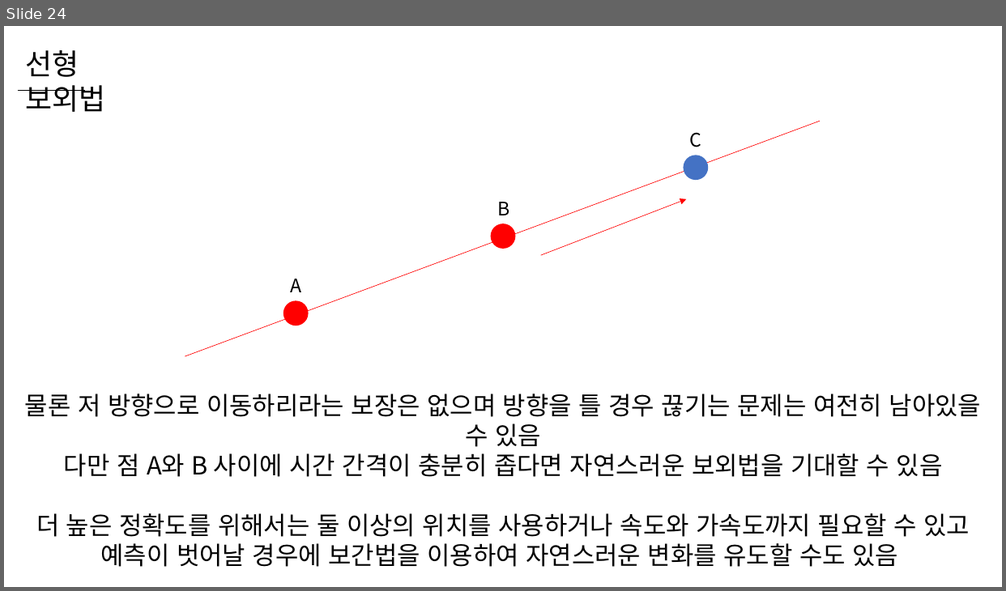
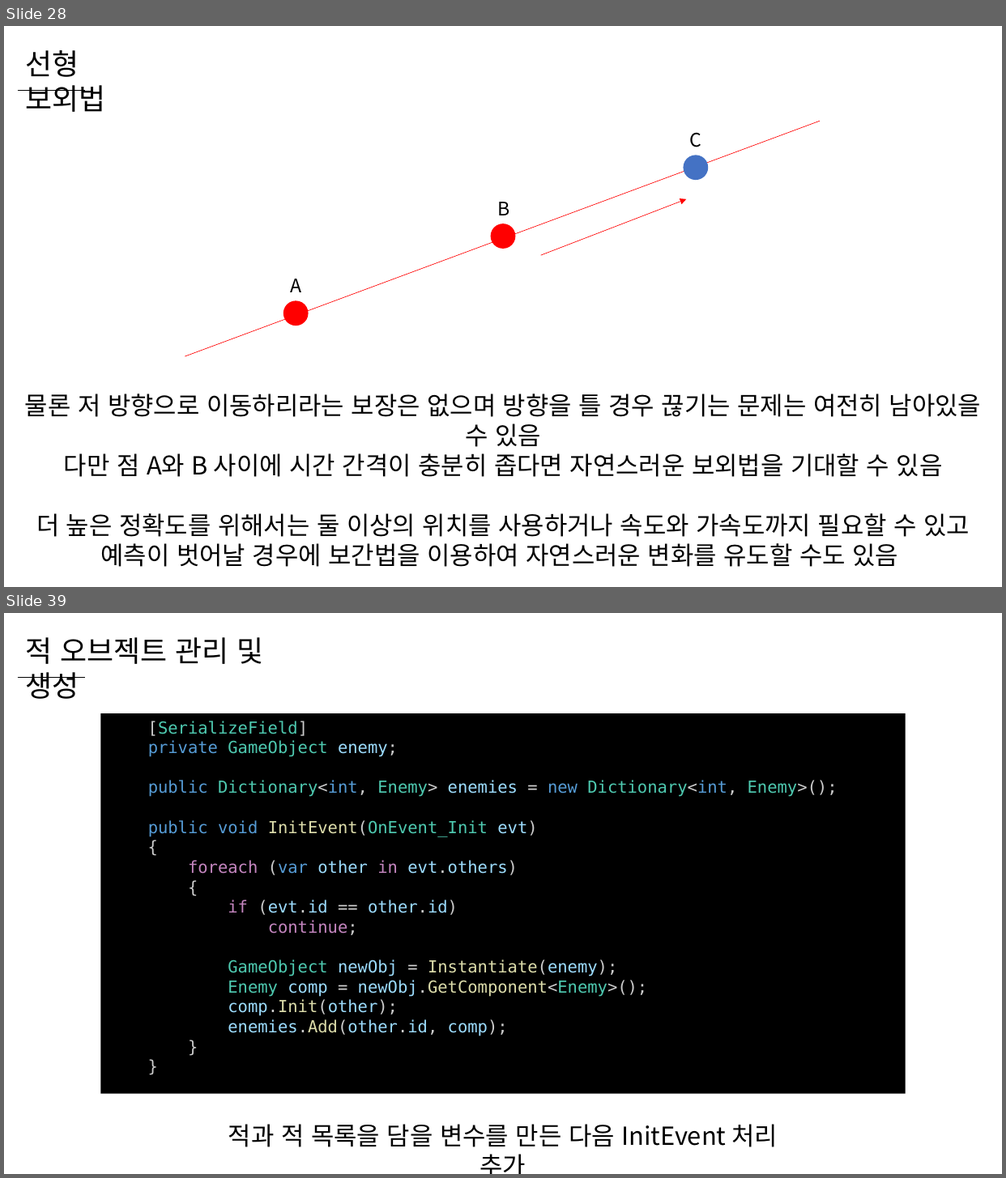
Before and after one commit to WooLyung/2023-Unity-Lecture, a slide deck: Day 3.pptx. Shown one above the other, each under a label of ours: slide 24 before the commit, slides 28 and 39 after it; the slides between them are not shown. The pictures are 1006x591 and 1006x1178 pixels, drawn with LibreOffice and Linux fonts; fonts in the diff are those of the drawing. Boxes give left, top, right and bottom in pixels: in the first picture for what was removed or moved away, otherwise in the second. Text is boxed around its words. In the diff, an @@ line names an element or a change of style, - is before the commit and + after.

Commit message:
3주차 프로젝트 및 ppt 완성

```diff
--- a/Day 3.pptx
+++ b/Day 3.pptx
@@ slide 39 added at (x1=4, y1=613, x2=1002, y2=1174), background #FFFFFF @@
@@ text added at (x1=25, y1=637, x2=264, y2=699), 28 pt, text #000000 @@
+적 오브젝트 관리 및 생성
@@ line added from (19, 677) to (85, 677), #000000 0.5 pt @@
@@ rectangle added at (x1=100, y1=713, x2=906, y2=1093), fill #000000, 16 pt, text #9CDCFE @@
+[SerializeField]
+private GameObject enemy;
+public Dictionary<int, Enemy> enemies = new Dictionary<int, Enemy>();
+public void InitEvent(OnEvent_Init evt)
+{
+foreach (var other in evt.others)
+{
+if (evt.id == other.id)
+continue;
+GameObject newObj = Instantiate(enemy);
+Enemy comp = newObj.GetComponent<Enemy>();
+comp.Init(other);
+enemies.Add(other.id, comp);
+}
+}
@@ text added at (x1=228, y1=1124, x2=778, y2=1148), 24 pt, text #000000 @@
+적과 적 목록을 담을 변수를 만든 다음 InitEvent 처리 추가
@@ what was slide 24 is now slide 28 @@
```
Also in this commit, not shown: 3 slides changed, 29 other slides added, 10 other files.
